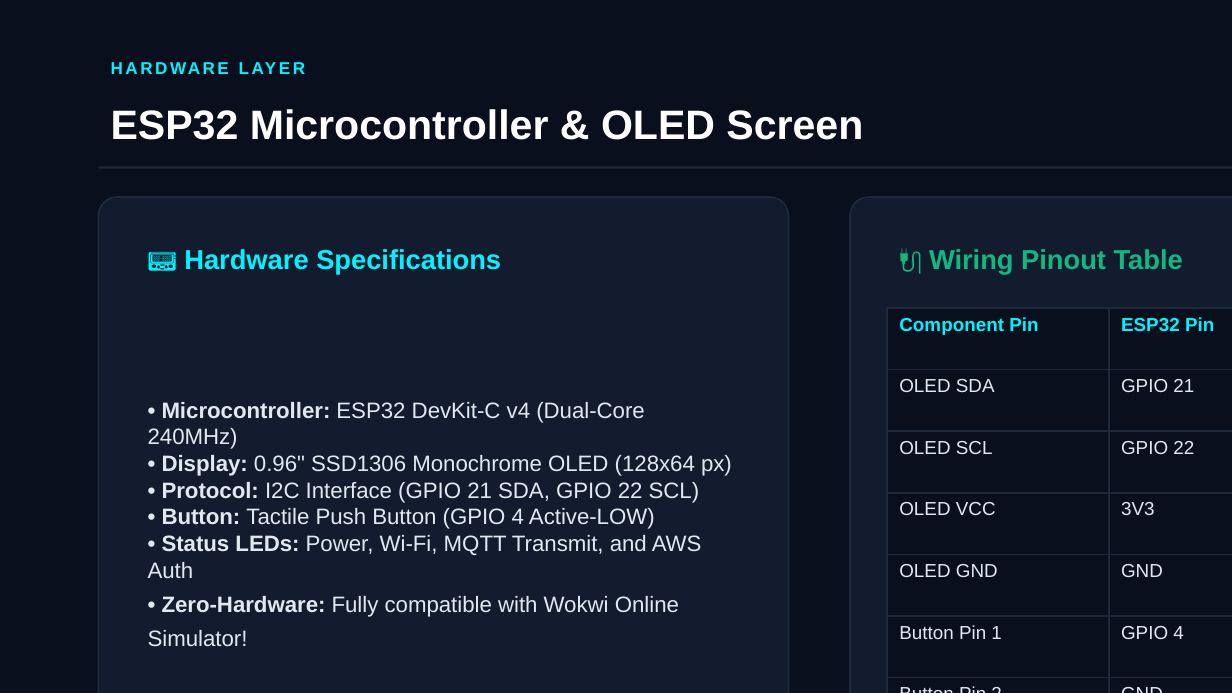
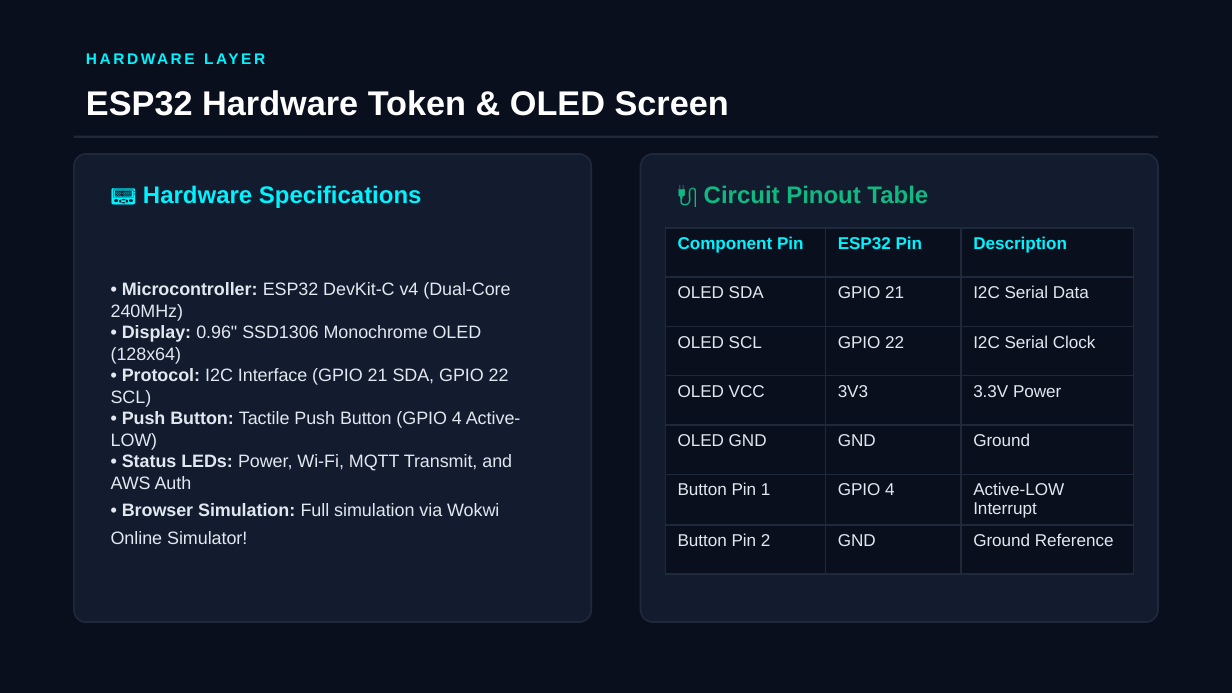
Before and after one commit to 2503a52753-Purna/MFA-Physical-Token-Simulator, a slide deck: slide 4 of MFA_Physical_Token_Simulator_Presentation.pptx. Drawn at 1232x693 pixels with LibreOffice and Linux fonts; fonts in the diff are those of the drawing. Boxes give left, top, right and bottom in pixels: in the first picture for what was removed or moved away, otherwise in the second. Text is boxed around its words. In the diff, an @@ line names an element or a change of style, - is before the commit and + after.

Commit message:
fix: constrain all PowerPoint elements strictly within 16x9 slide boundaries

```diff
--- a/MFA_Physical_Token_Simulator_Presentation.pptx
+++ b/MFA_Physical_Token_Simulator_Presentation.pptx
@@ text "HARDWARE LAYER" moved from (x1=99, y1=49, x2=1232, y2=86) to (x1=74, y1=43, x2=1158, y2=74) @@
@@ text "HARDWARE LAYER" at (x1=74, y1=43, x2=1158, y2=74): size 10 to 9 pt @@
@@ text at (x1=86, y1=90, x2=729, y2=116): text changed; size 24 to 20 pt @@
-ESP32 Microcontroller & OLED Screen
+ESP32 Hardware Token & OLED Screen
@@ rectangle resized from (x1=99, y1=166, x2=1232, y2=169) to (x1=74, y1=136, x2=1158, y2=138) @@
@@ rounded rectangle resized from (x1=99, y1=197, x2=788, y2=693) to (x1=74, y1=154, x2=591, y2=622) @@
@@ rounded rectangle at (x1=74, y1=154, x2=591, y2=622): proportions changed @@
@@ text "📟 Hardware Specifications" moved from (x1=184, y1=249, x2=501, y2=275) to (x1=143, y1=185, x2=422, y2=208) @@
@@ text "📟 Hardware Specifications" at (x1=143, y1=185, x2=422, y2=208): size 16 to 14 pt @@
@@ rounded rectangle at (x1=641, y1=154, x2=1158, y2=622): proportions changed @@
@@ rounded rectangle resized from (x1=850, y1=197, x2=1232, y2=693) to (x1=641, y1=154, x2=1158, y2=622) @@
@@ text at (x1=704, y1=185, x2=928, y2=203): text changed; size 16 to 14 pt @@
-🔌 Wiring Pinout Table
+🔌 Circuit Pinout Table
@@ table at (x1=665, y1=228, x2=1133, y2=573) @@
-row 1, column 3: Function
+row 1, column 3: Description
-row 4, column 3: 3.3V Regulated Power
+row 4, column 3: 3.3V Power
-row 5, column 3: Common Ground
+row 5, column 3: Ground
-row 6, column 3: Trigger Interrupt
+row 6, column 3: Active-LOW Interrupt
@@ size 11 to 10 pt in "Component Pin", "ESP32 Pin", "OLED SDA", "GPIO 21" and 13 more places @@
@@ table resized from (x1=887, y1=308, x2=1232, y2=693) to (x1=665, y1=228, x2=1133, y2=573) @@
@@ text at (x1=111, y1=282, x2=521, y2=544): text changed; size 13 to 10.5 pt @@
-• Microcontroller: ESP32 DevKit-C v4 (Dual-Core 240MHz)
-• Display: 0.96" SSD1306 Monochrome OLED (128x64 px)
-• Protocol: I2C Interface (GPIO 21 SDA, GPIO 22 SCL)
-• Button: Tactile Push Button (GPIO 4 Active-LOW)
-• Status LEDs: Power, Wi-Fi, MQTT Transmit, and AWS Auth
-• Zero-Hardware: Fully compatible with Wokwi Online Simulator!
+• Microcontroller: ESP32 DevKit-C v4 (Dual-Core 240MHz)
+• Display: 0.96" SSD1306 Monochrome OLED (128x64)
+• Protocol: I2C Interface (GPIO 21 SDA, GPIO 22 SCL)
+• Push Button: Tactile Push Button (GPIO 4 Active-LOW)
+• Status LEDs: Power, Wi-Fi, MQTT Transmit, and AWS Auth
+• Browser Simulation: Full simulation via Wokwi Online Simulator!
```
Also in this commit, not shown: 9 other slides changed, 2 other files.
